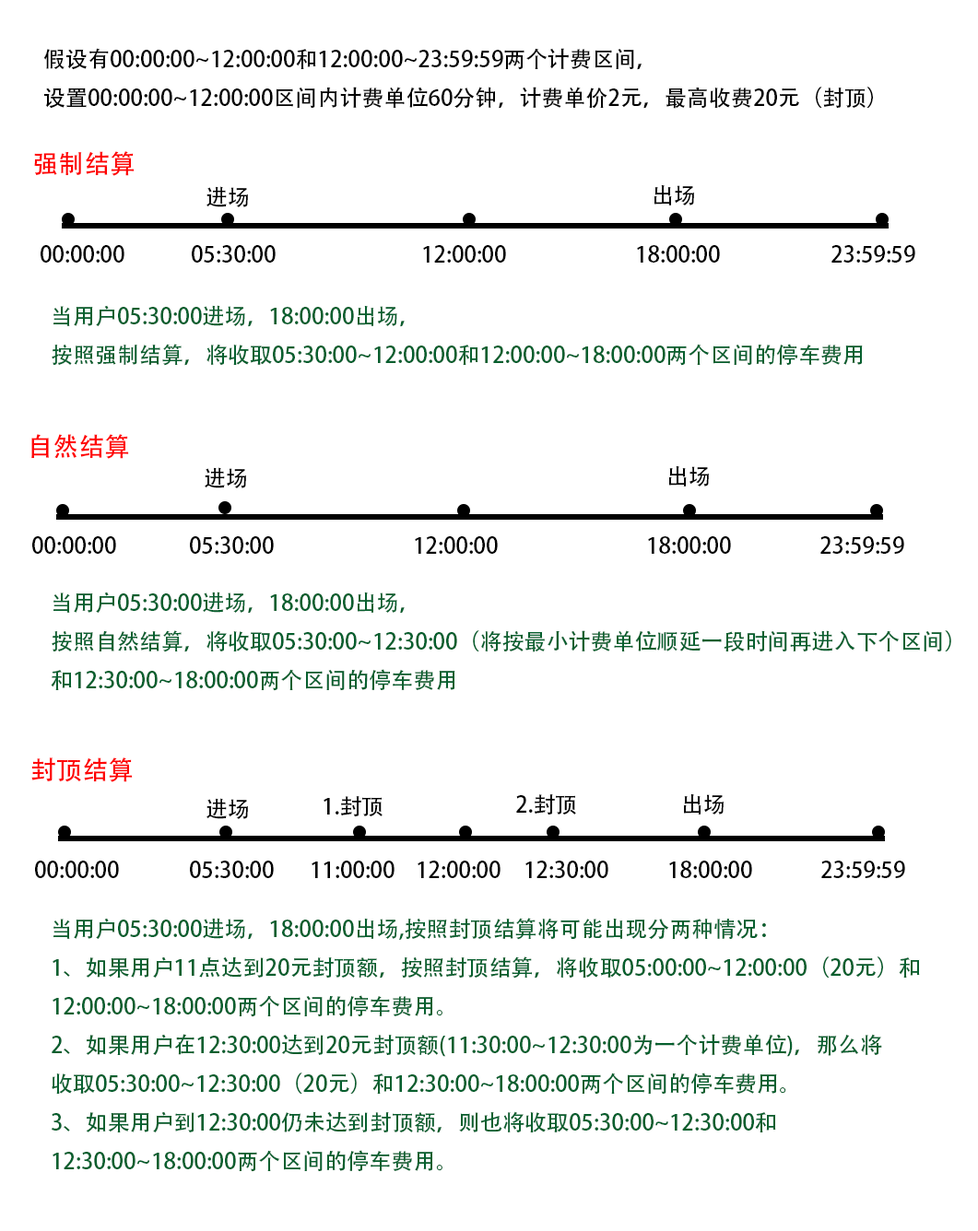
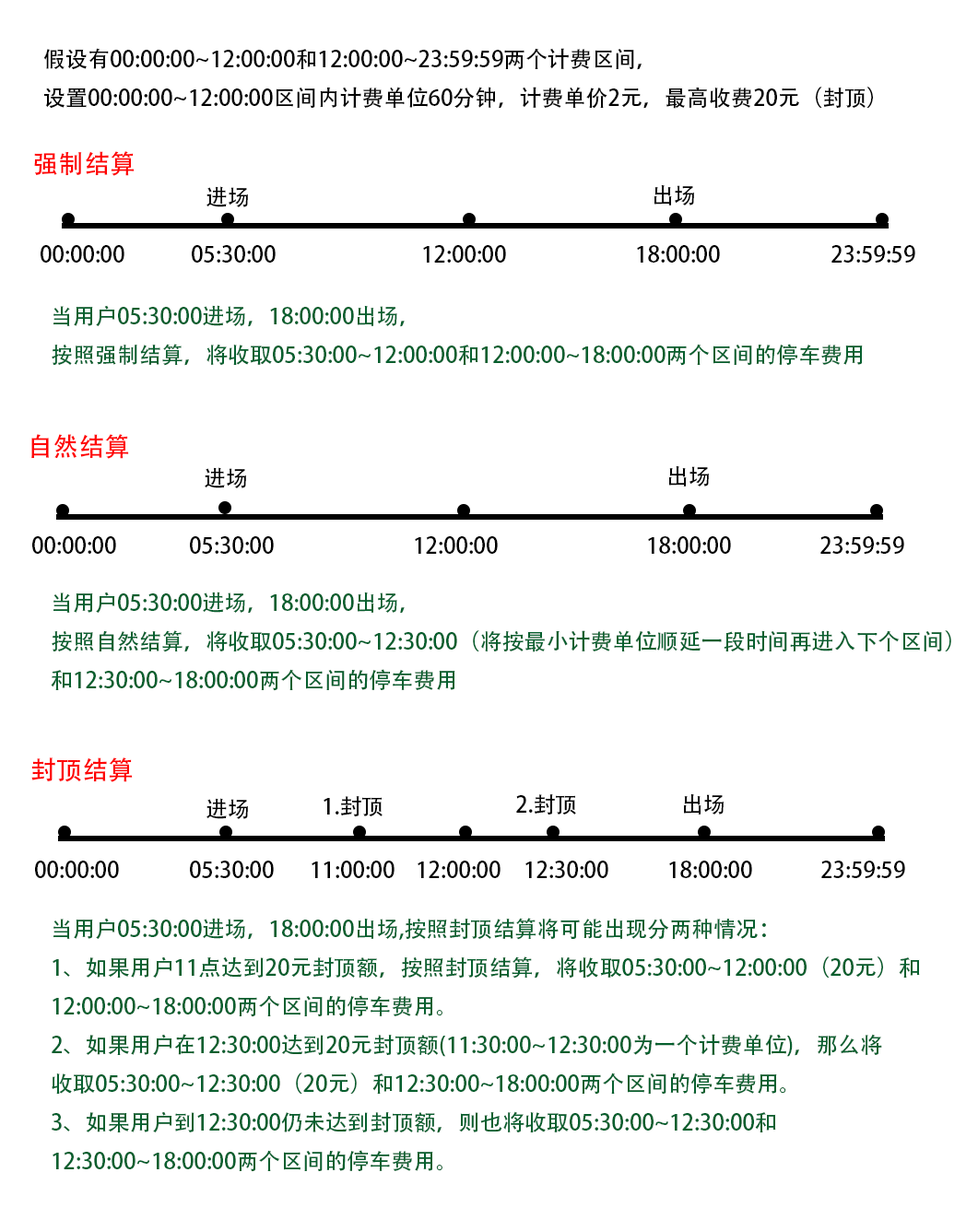
Comparing the layer stacks of the two 978 × 1231 images. Changes:
painted on "当用户05:30:00进场，18:00:00出场,按照封顶结算将可能出现分两种情况： 1、如果用户11点达到20元封顶额，按照" over 652, 958, 664, 976
